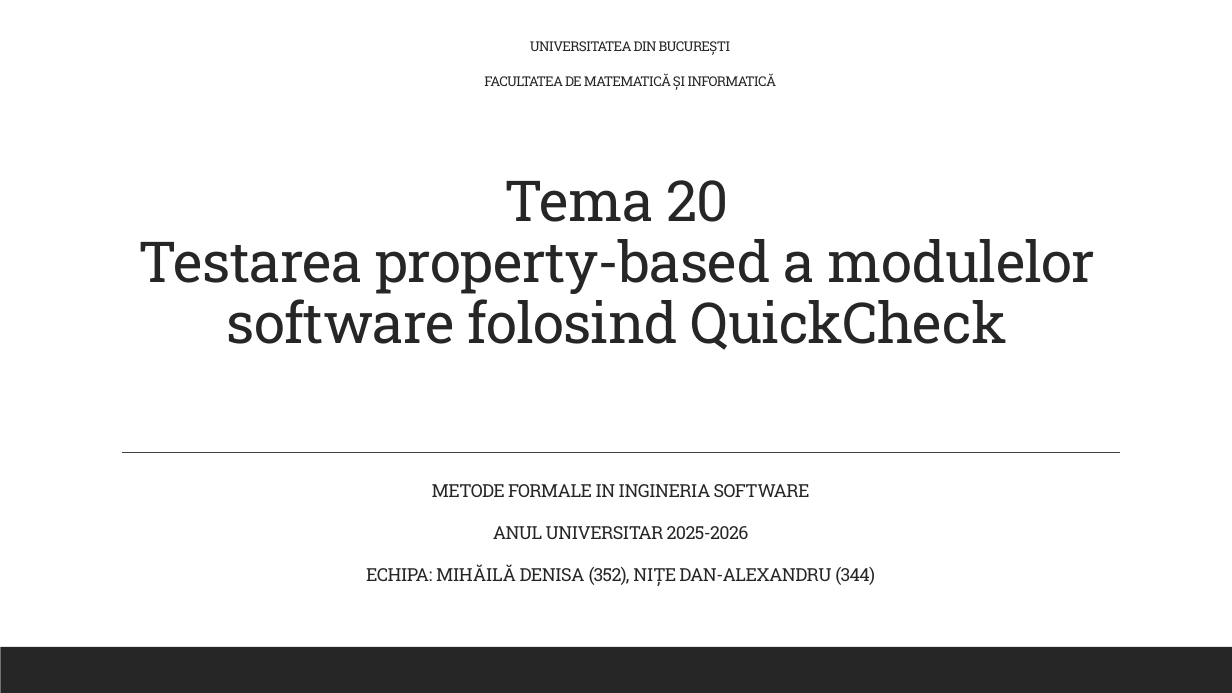
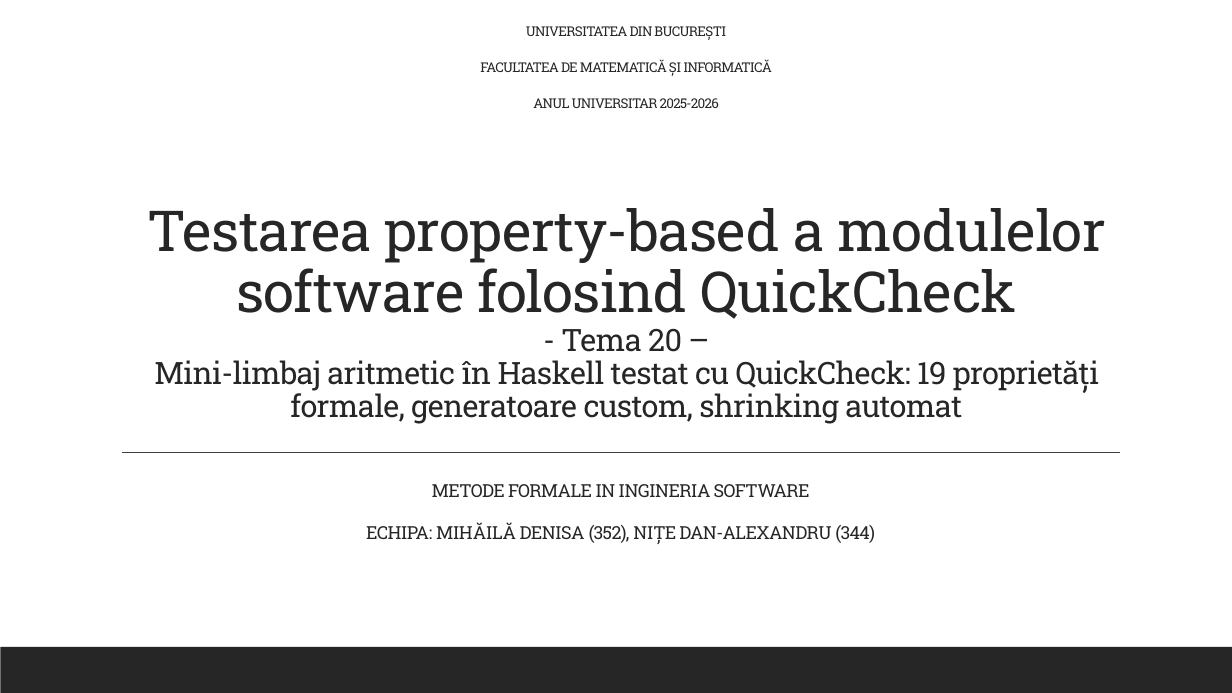
Before and after one commit to alexandrunite/MFIS_Project, a slide deck: slide 1 of Testarea property-based folosind QuickCheck.pptx. Drawn at 1232x693 pixels with LibreOffice and Linux fonts; fonts in the diff are those of the drawing. Boxes give left, top, right and bottom in pixels: in the first picture for what was removed or moved away, otherwise in the second. Text is boxed around its words. In the diff, an @@ line names an element or a change of style, - is before the commit and + after.

```diff
--- a/Testarea property-based folosind QuickCheck.pptx
+++ b/Testarea property-based folosind QuickCheck.pptx
@@ text "UNIVERSITATEA DIN BUCUREȘTI": place and size @@
-text "UNIVERSITATEA DIN BUCUREȘTI" at <box>484,41,775,90</box>
+text "UNIVERSITATEA DIN BUCUREȘTI" at <box>480,26,771,108</box>
@@ text at <box>533,98,719,108</box>: paragraph added @@
+ANUL UNIVERSITAR 2025-2026
@@ title at <box>148,208,1106,424</box>: text changed; size 44 to 24 pt @@
-Tema 20
-Testarea property-based a modulelor software folosind QuickCheck
+Testarea property-based a modulelor software folosind QuickCheck
+- Tema 20 –
+Mini-limbaj aritmetic în Haskell testat cu QuickCheck: 19 proprietăți formale, generatoare custom, shrinking automat
@@ subtitle at <box>493,526,749,539</box>: paragraph removed @@
-ANUL UNIVERSITAR 2025-2026
```
Also in this commit, not shown: 8 other slides changed.
